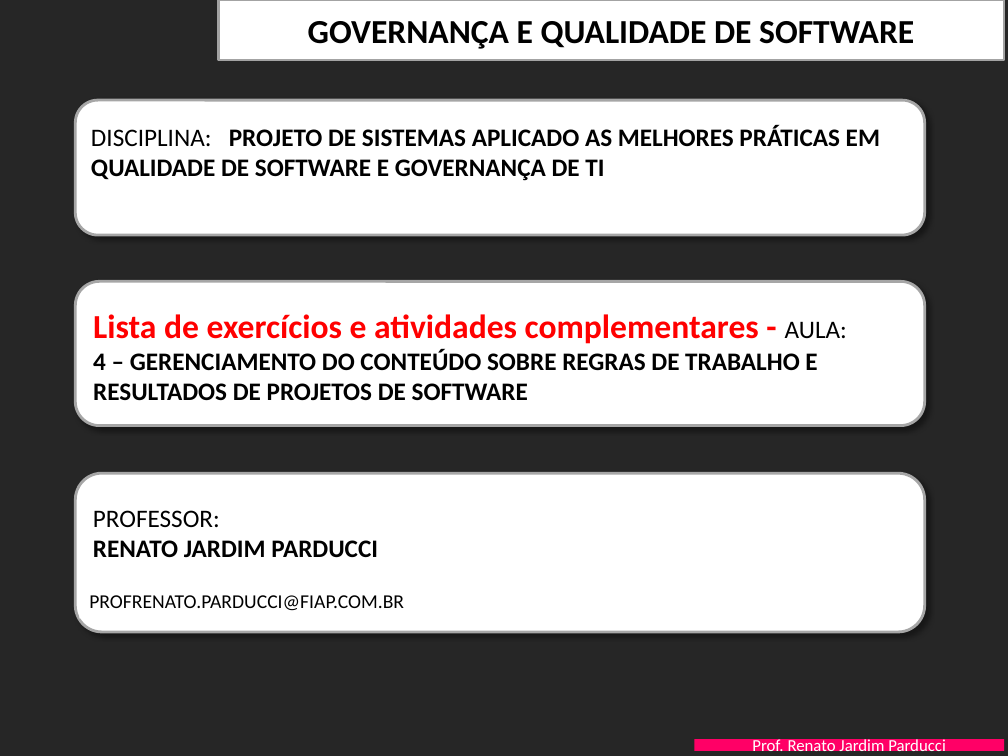
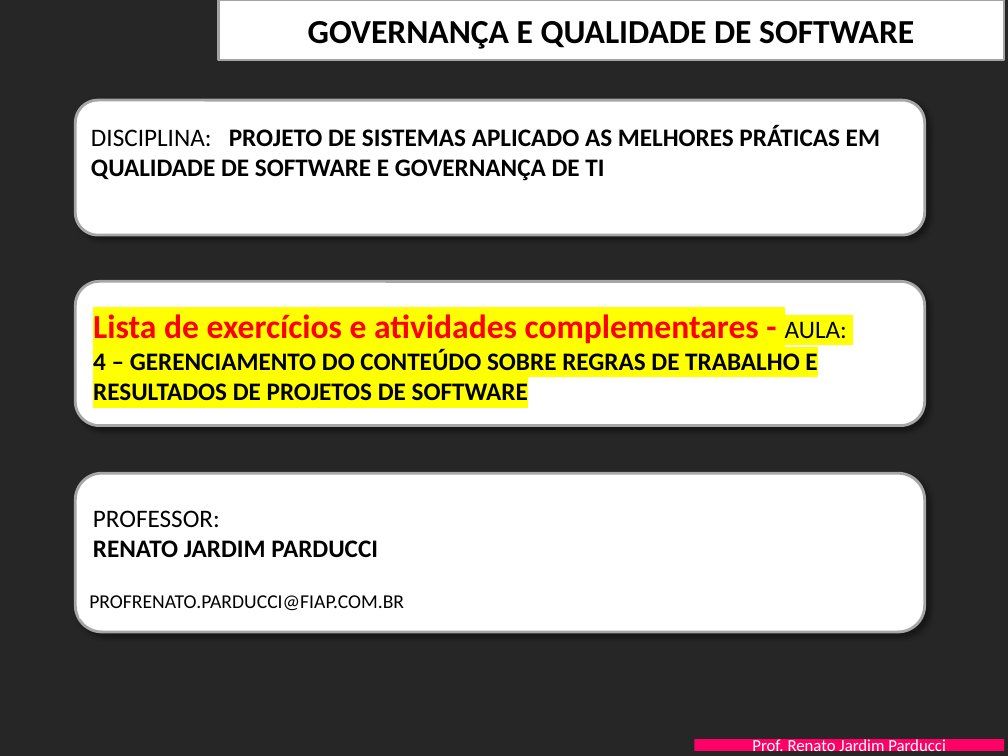
Before and after one commit to Murilorochv/3SIS-1teste, a slide deck: slide 1 of PastaDocsProjeto/FIAP-QualidProjSW-Aula-4-AdministracaoConteudo- EXERCICIOS.pptx. Drawn at 1008x756 pixels with LibreOffice and Linux fonts; fonts in the diff are those of the drawing; background and template pictures are left out. Boxes give left, top, right and bottom in pixels: in the first picture for what was removed or moved away, otherwise in the second. Text is boxed around its words. In the diff, an @@ line names an element or a change of style, - is before the commit and + after.

Commit message:
Alteração de cor do arquivo de exercícios

```diff
--- a/PastaDocsProjeto/FIAP-QualidProjSW-Aula-4-AdministracaoConteudo- EXERCICIOS.pptx
+++ b/PastaDocsProjeto/FIAP-QualidProjSW-Aula-4-AdministracaoConteudo- EXERCICIOS.pptx
@@ text "Lista de exercícios e atividades ..." at bbox=[93, 314, 847, 401]: highlight none to #FFFF00 @@
```
